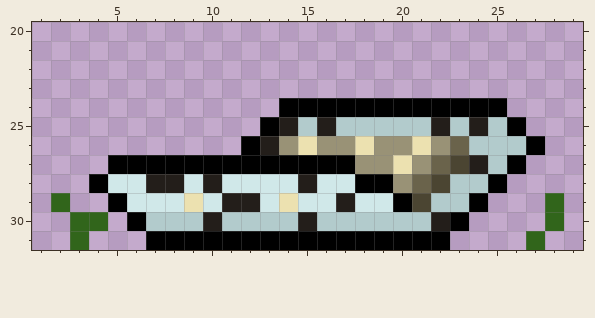
File history of a pixel-art sprite, art/items/sprites/S_WindBook.png. Above: the version before the commit.
The file is 32x32 pixels. Shown: x 1..29, y 20..31.
Once edited:
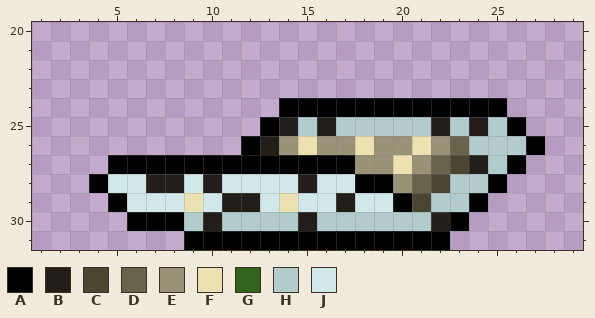
Palette (. is transparent): A #000000  B #231e1a  C #4b4532  D #6a634b  E #999276  F #ece1b0  G #31651b  H #b2cbcc  J #d0e8e9
Edits made:
Colour A replaces colour H in row 30 at x 7 to 8.
Colour A is removed in row 31 at x 7 to 8.
Colour G is removed in row 29 at x 2 and 28; in row 30 at x 3 to 4 and 28; in row 31 at x 3 and 27.
